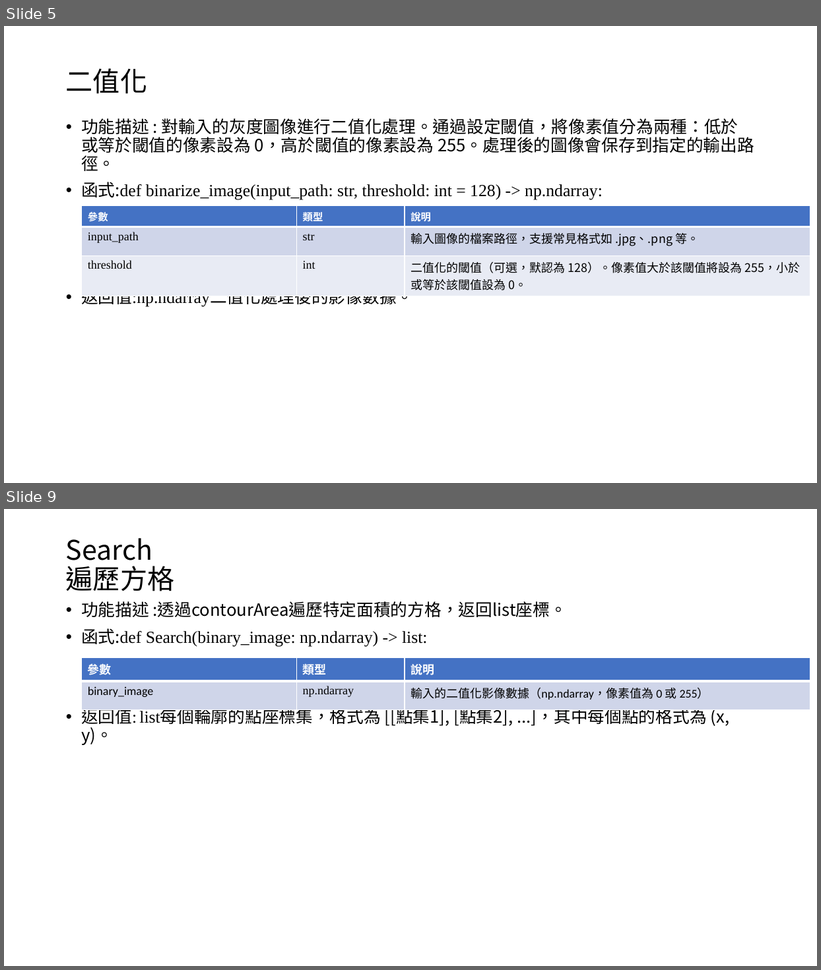
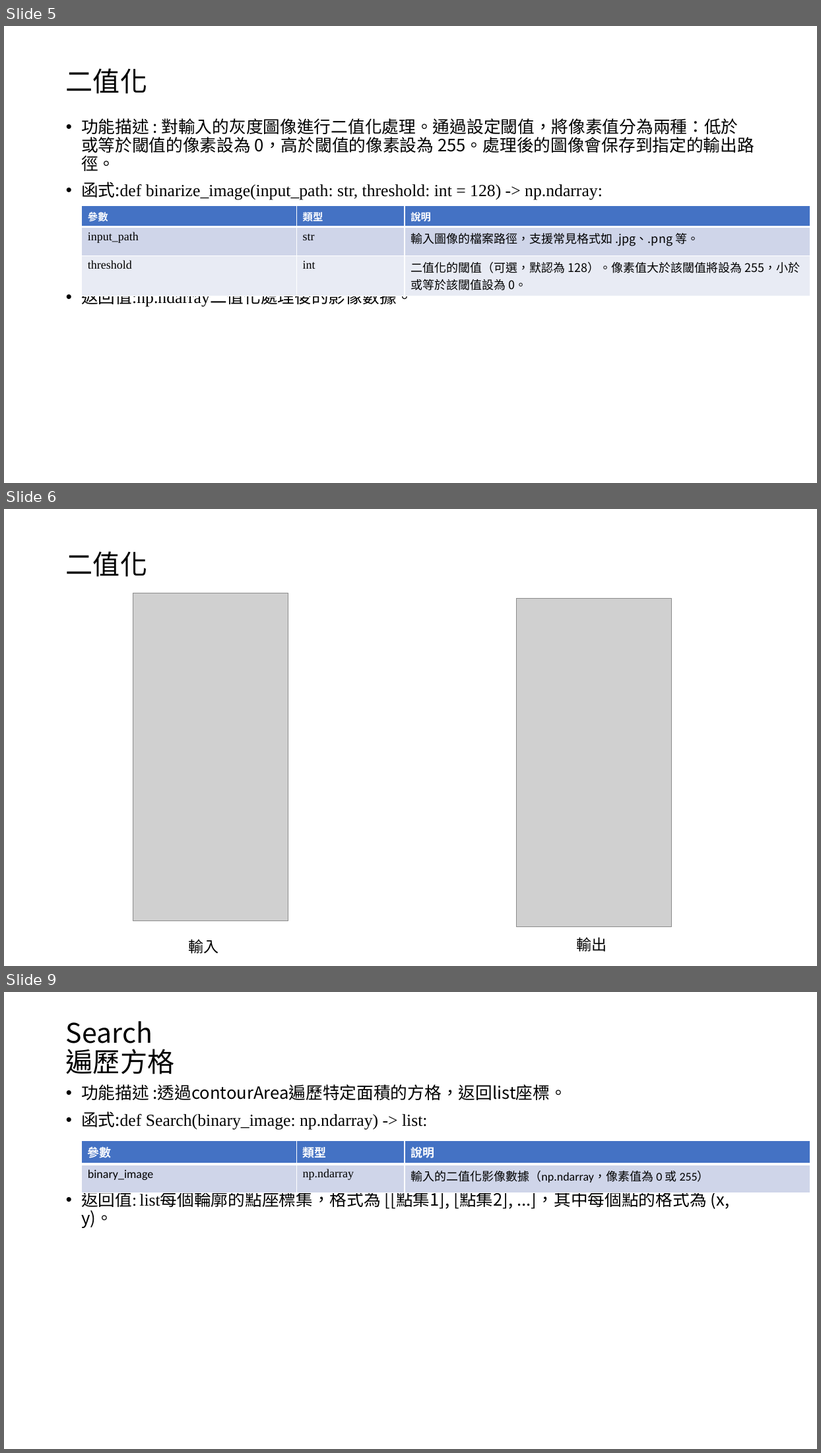
Before and after one commit to austin9328/Embedded_system, a slide deck: final_project/影像辨識 final_project.pptx. Shown one above the other, each under a label of ours: slides 5 and 9 before the commit, slides 5, 6 and 9 after it; the slides between them are not shown. The pictures are 821x970 and 821x1453 pixels, drawn with LibreOffice and Linux fonts; fonts in the diff are those of the drawing; grey boxes stand for pictures. Boxes give left, top, right and bottom in pixels: in the first picture for what was removed or moved away, otherwise in the second. Text is boxed around its words. In the diff, an @@ line names an element or a change of style, - is before the commit and + after.

```diff
--- a/final_project/影像辨識 final_project.pptx
+++ b/final_project/影像辨識 final_project.pptx
@@ slide 6 added at <box>4,509,817,966</box>, background #FFFFFF @@
@@ title added at <box>66,551,147,577</box>, 32 pt, text #000000 @@
+二值化
@@ picture added at <box>133,593,288,921</box> @@
@@ picture added at <box>517,599,672,927</box> @@
@@ text added at <box>189,939,219,954</box>, 18 pt, text #000000 @@
+輸入
@@ text added at <box>577,937,607,952</box>, 18 pt, text #000000 @@
+輸出
```
Also in this commit, not shown: 4 slides changed, 5 other slides added, 3 slides removed, 29 other files.
